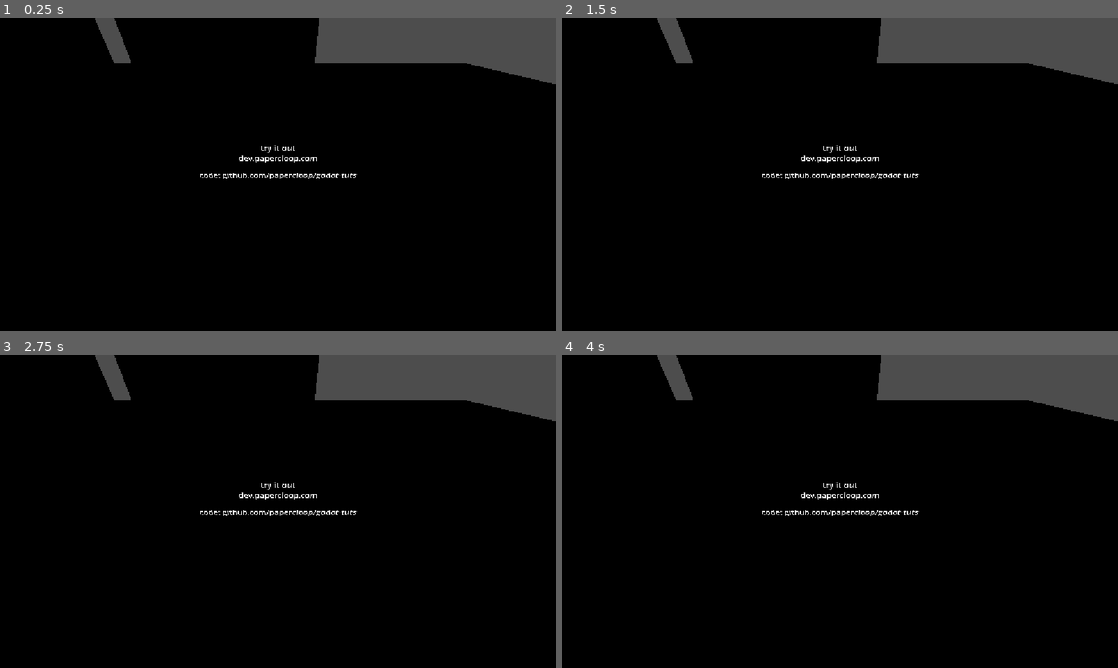
Above: before the commit, frames 1-4 (two rows, left to right).
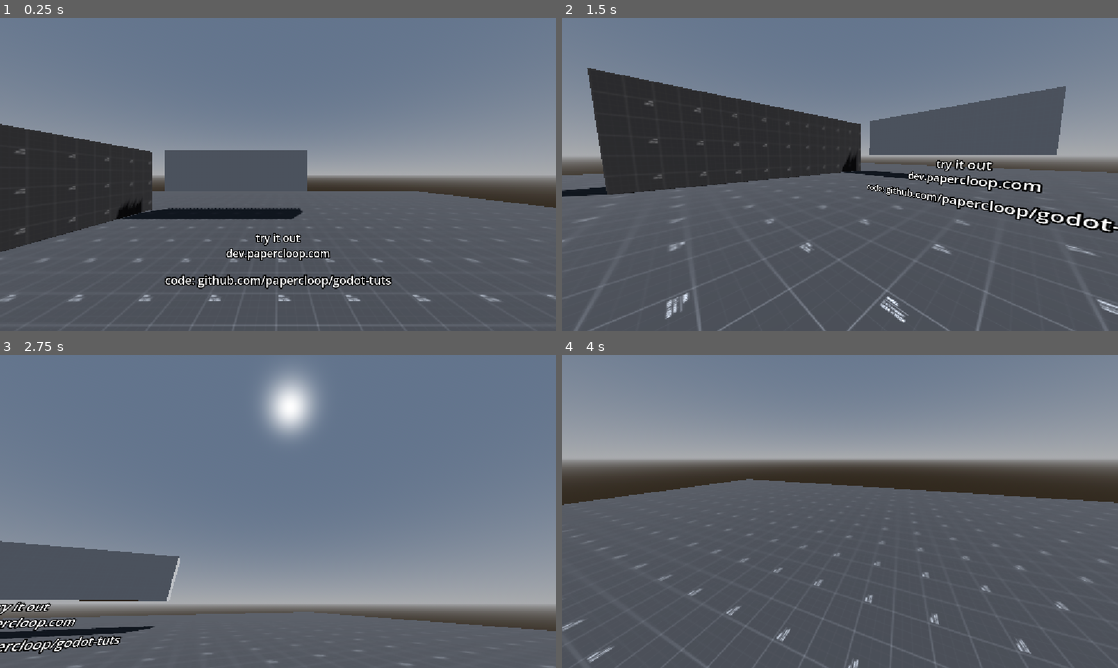
Above: after the commit, the same moments.

Repository: papercloop/godot-tuts
Game: Godot game, scene res://main.tscn
The game is run twice, just before and just after one commit, with the same random seed, the same clock (stepped at 60 frames per second) and the same inputs.
Inputs (mouse positions are in pixels of both pictures, inside the frame that each line leads up to):
- Up to frame 1 (0.25 s): no input
- Up to frame 2 (1.5 s): tap Enter at 0.5 s; move the mouse to (962, 158) at 0.52 s; hold D (right, bound only after the commit) 0.53-1.28 s; hold Ctrl (crouch, bound only after the commit) 0.53-1.28 s; tap Space (jump, bound only after the commit) at 0.77, 1.07 s; tap Shift (sprint, bound only after the commit) at 0.8, 1.35 s; move the mouse to (728, 190) at 1.27 s; hold S (backward, bound only after the commit) from 1.28 s (still down)
- Up to frame 3 (2.75 s): tap Space (jump, bound only after the commit) at 1.52, 1.55, 1.82, 2.1 s; move the mouse to (333, 442) at 2.02 s; release S (backward, bound only after the commit) at 2.03 s; hold D (right, bound only after the commit) from 2.03 s (still down); hold Ctrl (crouch, bound only after the commit) from 2.03 s (still down)
- Up to frame 4 (4 s): move the mouse to (812, 574) at 2.77 s; release D (right, bound only after the commit) at 2.78 s; release Ctrl (crouch, bound only after the commit) at 2.78 s; hold W (forward, bound only after the commit) 2.78-3.53 s; tap Ctrl (crouch, bound only after the commit) at 2.85 s; tap Space (jump, bound only after the commit) at 3.02, 3.32, 3.77, 3.8 s; tap Shift (sprint, bound only after the commit) at 3.05 s; move the mouse to (1006, 558) at 3.52 s; hold A (left, bound only after the commit) from 3.53 s (still down); hold Shift (sprint, bound only after the commit) from 3.53 s (still down)

The runs differ from the first frame. In frame 1, 99% of the frame differs, in the area x 0-100%, y 0-100%; in frame 2, 99%; in frame 3, 99%; in frame 4, 100%.

Commit message:
movement and headbob

Diff:
--- a/main.tscn
+++ b/main.tscn
@@ -1,7 +1,26 @@
 [gd_scene format=3 uid="uid://56ubj0ejwbj1"]
 
-[ext_resource type="Texture2D" uid="uid://2hwncca02f2y" path="res://PNG/Dark/texture_13.png" id="1_ig7tw"]
-[ext_resource type="Texture2D" uid="uid://bf4sdh3imv3pj" path="res://PNG/Light/texture_13.png" id="2_0xm2m"]
+[ext_resource type="Texture2D" uid="uid://2hwncca02f2y" path="res://assets/KenneyPrototypeTextures/Dark/texture_13.png" id="1_ig7tw"]
+[ext_resource type="PackedScene" uid="uid://ctnhp07prrw0i" path="res://player/player.tscn" id="1_kek77"]
+[ext_resource type="Texture2D" uid="uid://bf4sdh3imv3pj" path="res://assets/KenneyPrototypeTextures/Light/texture_13.png" id="2_0xm2m"]
+[ext_resource type="Texture2D" uid="uid://btobcoktyn0uu" path="res://assets/KenneyPrototypeTextures/Green/texture_13.png" id="3_lquwl"]
+[ext_resource type="Texture2D" uid="uid://b4i56qcglk5qi" path="res://assets/KenneyPrototypeTextures/Orange/texture_05.png" id="4_7mycd"]
+[ext_resource type="Texture2D" uid="uid://ckq4tim1xarq8" path="res://assets/KenneyPrototypeTextures/Purple/texture_11.png" id="5_272bh"]
+[ext_resource type="Texture2D" uid="uid://b5seonym702q8" path="res://assets/KenneyPrototypeTextures/Red/texture_09.png" id="6_272bh"]
+[ext_resource type="Texture2D" uid="uid://c86sx2e525id2" path="res://assets/KenneyPrototypeTextures/Light/texture_08.png" id="7_5vw27"]
+[ext_resource type="FontFile" uid="uid://crgld072qybje" path="res://assets/fonts/GoogleSans-VariableFont_GRAD,opsz,wght.ttf" id="8_5vw27"]
+
+[sub_resource type="ProceduralSkyMaterial" id="ProceduralSkyMaterial_kek77"]
+sky_horizon_color = Color(0.66224277, 0.6717428, 0.6867428, 1)
+ground_horizon_color = Color(0.66224277, 0.6717428, 0.6867428, 1)
+
+[sub_resource type="Sky" id="Sky_4c57u"]
+sky_material = SubResource("ProceduralSkyMaterial_kek77")
+
+[sub_resource type="Environment" id="Environment_efxa6"]
+background_mode = 2
+sky = SubResource("Sky_4c57u")
+glow_enabled = true
 
 [sub_resource type="StandardMaterial3D" id="StandardMaterial3D_0xm2m"]
 albedo_texture = ExtResource("1_ig7tw")
@@ -17,23 +36,37 @@
 
 [node name="Sandbox" type="Node3D" unique_id=2112397449]
 
+[node name="WorldEnvironment" type="WorldEnvironment" parent="." unique_id=1269758178]
+environment = SubResource("Environment_efxa6")
+
+[node name="DirectionalLight3D" type="DirectionalLight3D" parent="." unique_id=134188385]
+transform = Transform3D(-0.8660254, -0.43301278, 0.25, 0, 0.49999997, 0.86602545, -0.50000006, 0.75, -0.43301266, 0, 0, 0)
+shadow_enabled = true
+
+[node name="Player" parent="." unique_id=1648918138 instance=ExtResource("1_kek77")]
+transform = Transform3D(1, 0, 0, 0, 1, 0, 0, 0, 1, 0, 0.0014130473, 3.0264611)
+
 [node name="Floor" type="CSGBox3D" parent="." unique_id=1038073006]
 transform = Transform3D(1, 0, 0, 0, 1, 0, 0, 0, 1, -0.024199963, -0.1401403, 0.65765905)
+use_collision = true
 size = Vector3(30, 0.273, 30)
 material = SubResource("StandardMaterial3D_0xm2m")
 
 [node name="Wall" type="CSGBox3D" parent="." unique_id=755839132]
 transform = Transform3D(0.0074552363, 0, -0.9999722, 0, 1, 0, 0.9999722, 0, 0.0074552363, -6.947798, 1.465927, 0)
+use_collision = true
 size = Vector3(10, 3, 1)
 material = SubResource("StandardMaterial3D_h2yge")
 
 [node name="CrouchCheck" type="CSGBox3D" parent="." unique_id=955197162]
 transform = Transform3D(1, 0, 0, 0, 1, 0, 0, 0, 1, -2.0917387, 2, -5.1957903)
+use_collision = true
 size = Vector3(7, 2, 1)
 material = SubResource("StandardMaterial3D_1bvp3")
 
 [node name="Node3D" type="Node3D" parent="." unique_id=1228378979]
 transform = Transform3D(1, 0, 0, 0, 0.7949657, 0.6066544, 0, -0.6066544, 0.7949657, 0, 2.8081136, 4.0799747)
+visible = false
 
 [node name="Camera3D" type="Camera3D" parent="Node3D" unique_id=1962086293]
 
@@ -45,3 +78,31 @@
 transform = Transform3D(1, 0, 0, 0, 0.997917, 0.06451106, 0, -0.06451106, 0.997917, 0, 0.7260027, 0.66565204)
 text = "try it out
 dev.papercloop.com"
+
+[node name="KenneyExhibit" type="Node3D" parent="." unique_id=648307875]
+transform = Transform3D(1, 0, 0, 0, 1, 0, 0, 0, 1, -7.4837465, 1.2894988, 0)
+
+[node name="Sprite3D" type="Sprite3D" parent="KenneyExhibit" unique_id=188055687]
+transform = Transform3D(0.0005702247, 0, -0.1349988, 0, 0.135, 0, 0.1349988, 0, 0.0005702247, 0, 0.42333364, -3.7062638)
+texture = ExtResource("3_lquwl")
+
+[node name="Sprite3D2" type="Sprite3D" parent="KenneyExhibit" unique_id=1980131335]
+transform = Transform3D(0.0005702247, 0, -0.1349988, 0, 0.135, 0, 0.1349988, 0, 0.0005702247, 0, 0.42333364, -2.0255456)
+texture = ExtResource("4_7mycd")
+
+[node name="Sprite3D3" type="Sprite3D" parent="KenneyExhibit" unique_id=1270011741]
+transform = Transform3D(0.0005702247, 0, -0.1349988, 0, 0.135, 0, 0.1349988, 0, 0.0005702247, 0, 0.42333364, -0.2997676)
+texture = ExtResource("5_272bh")
+
+[node name="Sprite3D4" type="Sprite3D" parent="KenneyExhibit" unique_id=2041802440]
+transform = Transform3D(0.0005702247, 0, -0.1349988, 0, 0.135, 0, 0.1349988, 0, 0.0005702247, 0, 0.42333364, 1.5162319)
+texture = ExtResource("6_272bh")
+
+[node name="Sprite3D5" type="Sprite3D" parent="KenneyExhibit" unique_id=873215653]
+transform = Transform3D(0.0005702247, 0, -0.1349988, 0, 0.135, 0, 0.1349988, 0, 0.0005702247, 0, 0.42333364, 3.317059)
+texture = ExtResource("7_5vw27")
+
+[node name="Label3D" type="Label3D" parent="KenneyExhibit" unique_id=1997217270]
+transform = Transform3D(-0.00049789995, 0, -0.9999999, 0, 1, 0, 0.9999999, 0, -0.00049789995, 0, 1.3870344, 0)
+text = "kenney.nl/assets/prototype-textures"
+font = ExtResource("8_5vw27")
--- /dev/null
+++ b/player/bob.gd
@@ -0,0 +1,54 @@
+extends RefCounted
+class_name Bob
+
+const fast_speed: float = 22.0
+const med_speed: float = 14.0
+const slow_speed: float = 10.0
+
+const high_intensity: float = 0.2
+const med_intensity: float = 0.1
+const low_intensity: float = 0.05
+
+var frequency: float = 2.0
+var ratio: float = 0.5
+
+var object_to_bob: Node3D
+var current_intensity: float = 0.0
+var current_speed: float = 0.0
+var bobbing_vector: Vector2 = Vector2.ZERO
+var index: float = 0.0
+
+func setBob(on_node: Node3D, mode: String) -> void:
+	object_to_bob = on_node
+	if mode == "walking":
+		current_intensity = med_intensity
+		current_speed = med_speed
+	elif mode == "crouching":
+		current_intensity = low_intensity
+		current_speed = slow_speed
+	elif mode == "sprinting":
+		current_intensity = high_intensity
+		current_speed = fast_speed
+	elif mode == "none":
+		current_intensity = 0.0
+		current_speed = 0.0
+
+
+
+func getBobLocation(on_node: Node3D, _delta: float, moving: bool, lerp_speed: float) -> Vector2:
+	prints("moving: ", moving)
+	index += current_speed * _delta
+
+	bobbing_vector.y = sin(index)
+	bobbing_vector.x = (sin(index / frequency) + ratio)
+
+	var return_vector = Vector2.ZERO
+
+	if moving:
+		return_vector.y = lerp(on_node.position.y, bobbing_vector.y * (current_intensity / frequency), _delta * lerp_speed)
+		return_vector.x = lerp(on_node.position.x, bobbing_vector.x * current_intensity, _delta * lerp_speed)
+	else:
+		return_vector.y = lerp(on_node.position.y, 0.0, _delta * lerp_speed)
+		return_vector.x = lerp(on_node.position.x, 0.0, _delta * lerp_speed)
+
+	return return_vector
--- /dev/null
+++ b/player/player.gd
@@ -0,0 +1,171 @@
+extends CharacterBody3D
+
+
+@onready var head: Node3D = $Head
+@onready var eyes: Node3D = $Head/Eyes
+@onready var camera: Camera3D = $Head/Eyes/Camera3D
+@onready var standing_collision_shape: CollisionShape3D = $StandingCollisionShape
+@onready var crouching_collision_shape: CollisionShape3D = $CrouchingCollisionShape
+@onready var standup_check: RayCast3D = $StandupCheck
+@onready var headbob: Bob = Bob.new()
+
+# Movement variables
+const walking_speed: float = 3.0
+const sprinting_speed: float = 5.0
+const crouching_speed: float = 1.0
+var current_speed: float = 3.0
+var moving: bool = false
+
+var input_dir: Vector2 = Vector2.ZERO
+var direction: Vector3 = Vector3.ZERO
+
+const crouching_depth: float = 0.9
+const jump_velocity: float = 4.0
+const lerp_speed: float = 10.0
+
+# Player Settings
+var mouse_sensitivity: float = 0.2
+var base_fov = 90.0
+
+
+# State Machine
+enum PlayerState {
+	IDLE_STAND,
+	IDLE_CROUCH,
+	CROUCHING,
+	WALKING,
+	SPRINTING,
+	AIR
+}
+var player_state: PlayerState = PlayerState.IDLE_STAND
+
+
+
+
+func _ready() -> void:
+	Input.set_mouse_mode(Input.MOUSE_MODE_CAPTURED)
+
+
+
+
+func _input(event: InputEvent) -> void:
+	if Input.is_action_just_pressed("quit"):
+		get_tree().quit()
+
+	if event is InputEventMouseMotion:
+		rotate_y(deg_to_rad(-event.relative.x) * mouse_sensitivity)
+		head.rotate_x(deg_to_rad(-event.relative.y) * mouse_sensitivity)
+		head.rotation.x = clamp(head.rotation.x, deg_to_rad(-85), deg_to_rad(85))
+
+
+
+
+func _physics_process(delta: float) -> void:
+
+	updatePlayerState()
+
+	updateCamera(delta)
+
+	# falling:
+	if not is_on_floor():
+		if velocity.y >= 0: # jumping upwards
+			velocity += get_gravity() * delta
+		else: # falling down
+			velocity += get_gravity() * delta * 2.0
+
+	else: # Jumping
+		if Input.is_action_just_pressed("jump"):
+			velocity.y = jump_velocity
+
+
+	# Movement Logic
+	input_dir = Input.get_vector("left", "right", "forward", "backward")
+	direction = lerp(direction, (transform.basis * Vector3(input_dir.x,0, input_dir.y)).normalized(), delta * 10.0)
+	if direction:
+		velocity.x = direction.x * current_speed
+		velocity.z = direction.z * current_speed
+	else: # player not pressing movement
+		velocity.x = move_toward(velocity.x, 0, current_speed)
+		velocity.z = move_toward(velocity.z, 0, current_speed)
+
+
+
+
+
+	move_and_slide()
+
+
+func updatePlayerState() -> void:
+	moving = (input_dir != Vector2.ZERO)
+
+	if not is_on_floor():
+		player_state = PlayerState.AIR
+
+	else:
+		if Input.is_action_pressed("crouch"):
+			if not moving:
+				player_state = PlayerState.IDLE_CROUCH
+			else:
+				player_state = PlayerState.CROUCHING
+
+		elif !standup_check.is_colliding():
+			if not moving:
+				player_state = PlayerState.IDLE_STAND
+			elif Input.is_action_pressed("sprint"):
+				player_state = PlayerState.SPRINTING
+			else:
+				player_state = PlayerState.WALKING
+
+	updatePlayerColShape(player_state)
+	updatePlayerSpeed(player_state)
+
+
+
+
+func updatePlayerColShape(_player_state: PlayerState) -> void:
+	if _player_state == PlayerState.CROUCHING or _player_state == PlayerState.IDLE_CROUCH:
+		standing_collision_shape.disabled = true
+		crouching_collision_shape.disabled = false
+	else:
+		standing_collision_shape.disabled = false
+		crouching_collision_shape.disabled = true
+
+
+func updatePlayerSpeed(_player_state: PlayerState) -> void:
+	if _player_state == PlayerState.CROUCHING or _player_state == PlayerState.IDLE_CROUCH:
+		current_speed = crouching_speed
+
+	elif _player_state == PlayerState.WALKING:
+		current_speed = walking_speed
+
+	elif _player_state == PlayerState.SPRINTING:
+		current_speed = sprinting_speed
+
+
+func updateCamera(_delta: float) -> void:
+	if player_state == PlayerState.AIR:
+		pass
+
+	if player_state == PlayerState.CROUCHING or player_state == PlayerState.IDLE_CROUCH:
+		head.position.y = lerp(head.position.y, 1.8 - crouching_depth, _delta * lerp_speed)
+		camera.fov = lerp(camera.fov, base_fov * 0.95, _delta * lerp_speed)
+		headbob.setBob(eyes, "crouching")
+
+	elif player_state == PlayerState.IDLE_STAND:
+		head.position.y = lerp(head.position.y, 1.8, _delta * lerp_speed)
+		camera.fov = lerp(camera.fov, base_fov, _delta * lerp_speed)
+		headbob.setBob(eyes, "none")
+
+	elif player_state == PlayerState.WALKING:
+		head.position.y = lerp(head.position.y, 1.8, _delta * lerp_speed)
+		camera.fov = lerp(camera.fov, base_fov, _delta * lerp_speed)
+		headbob.setBob(eyes, "walking")
+
+	elif player_state == PlayerState.SPRINTING:
+		head.position.y = lerp(head.position.y, 1.8, _delta * lerp_speed)
+		camera.fov = lerp(camera.fov, base_fov * 1.05, _delta * lerp_speed)
+		headbob.setBob(eyes, "sprinting")
+
+	var headbobPosition = headbob.getBobLocation(eyes, _delta, moving, lerp_speed)
+	eyes.position.x = headbobPosition.x
+	eyes.position.y = headbobPosition.y
--- /dev/null
+++ b/player/player.tscn
@@ -0,0 +1,30 @@
+[gd_scene format=3 uid="uid://ctnhp07prrw0i"]
+
+[ext_resource type="Script" uid="uid://cs2pfw0vi0moc" path="res://player/player.gd" id="1_oul6g"]
+
+[sub_resource type="CapsuleShape3D" id="CapsuleShape3D_eku1s"]
+
+[sub_resource type="CapsuleShape3D" id="CapsuleShape3D_hwsm6"]
+height = 1.0
+
+[node name="Player" type="CharacterBody3D" unique_id=1648918138]
+script = ExtResource("1_oul6g")
+
+[node name="StandingCollisionShape" type="CollisionShape3D" parent="." unique_id=1959851727]
+transform = Transform3D(1, 0, 0, 0, 1, 0, 0, 0, 1, 0, 1, 0)
+shape = SubResource("CapsuleShape3D_eku1s")
+
+[node name="CrouchingCollisionShape" type="CollisionShape3D" parent="." unique_id=1777716815]
+transform = Transform3D(1, 0, 0, 0, 1, 0, 0, 0, 1, 0, 0.5, 0)
+shape = SubResource("CapsuleShape3D_hwsm6")
+
+[node name="Head" type="Node3D" parent="." unique_id=1280127292]
+transform = Transform3D(1, 0, 0, 0, 1, 0, 0, 0, 1, 0, 1.8, 0)
+
+[node name="Eyes" type="Node3D" parent="Head" unique_id=2059599625]
+
+[node name="Camera3D" type="Camera3D" parent="Head/Eyes" unique_id=1598905999]
+fov = 90.0
+
+[node name="StandupCheck" type="RayCast3D" parent="." unique_id=1995150577]
+target_position = Vector3(0, 2, 0)
--- a/project.godot
+++ b/project.godot
@@ -21,6 +21,63 @@
 window/stretch/mode="canvas_items"
 window/stretch/aspect="expand"
 
+[input]
+
+forward={
+"deadzone": 0.2,
+"events": [Object(InputEventKey,"resource_local_to_scene":false,"resource_name":"","device":-1,"window_id":0,"alt_pressed":false,"shift_pressed":false,"ctrl_pressed":false,"meta_pressed":false,"pressed":false,"keycode":0,"physical_keycode":87,"key_label":0,"unicode":119,"location":0,"echo":false,"script":null)
+]
+}
+backward={
+"deadzone": 0.2,
+"events": [Object(InputEventKey,"resource_local_to_scene":false,"resource_name":"","device":-1,"window_id":0,"alt_pressed":false,"shift_pressed":false,"ctrl_pressed":false,"meta_pressed":false,"pressed":false,"keycode":0,"physical_keycode":83,"key_label":0,"unicode":115,"location":0,"echo":false,"script":null)
+]
+}
+left={
+"deadzone": 0.2,
+"events": [Object(InputEventKey,"resource_local_to_scene":false,"resource_name":"","device":-1,"window_id":0,"alt_pressed":false,"shift_pressed":false,"ctrl_pressed":false,"meta_pressed":false,"pressed":false,"keycode":0,"physical_keycode":65,"key_label":0,"unicode":97,"location":0,"echo":false,"script":null)
+]
+}
+right={
+"deadzone": 0.2,
+"events": [Object(InputEventKey,"resource_local_to_scene":false,"resource_name":"","device":-1,"window_id":0,"alt_pressed":false,"shift_pressed":false,"ctrl_pressed":false,"meta_pressed":false,"pressed":false,"keycode":0,"physical_keycode":68,"key_label":0,"unicode":100,"location":0,"echo":false,"script":null)
+]
+}
+jump={
+"deadzone": 0.2,
+"events": [Object(InputEventKey,"resource_local_to_scene":false,"resource_name":"","device":-1,"window_id":0,"alt_pressed":false,"shift_pressed":false,"ctrl_pressed":false,"meta_pressed":false,"pressed":false,"keycode":0,"physical_keycode":32,"key_label":0,"unicode":32,"location":0,"echo":false,"script":null)
+]
+}
+crouch={
+"deadzone": 0.2,
+"events": [Object(InputEventKey,"resource_local_to_scene":false,"resource_name":"","device":-1,"window_id":0,"alt_pressed":false,"shift_pressed":false,"ctrl_pressed":false,"meta_pressed":false,"pressed":false,"keycode":0,"physical_keycode":4194326,"key_label":0,"unicode":0,"location":0,"echo":false,"script":null)
+]
+}
+quit={
+"deadzone": 0.2,
+"events": [Object(InputEventKey,"resource_local_to_scene":false,"resource_name":"","device":-1,"window_id":0,"alt_pressed":false,"shift_pressed":false,"ctrl_pressed":false,"meta_pressed":false,"pressed":false,"keycode":0,"physical_keycode":4194305,"key_label":0,"unicode":0,"location":0,"echo":false,"script":null)
+]
+}
+mouse_escape={
+"deadzone": 0.2,
+"events": []
+}
+primary={
+"deadzone": 0.2,
+"events": [Object(InputEventMouseButton,"resource_local_to_scene":false,"resource_name":"","device":-1,"window_id":0,"alt_pressed":false,"shift_pressed":false,"ctrl_pressed":false,"meta_pressed":false,"button_mask":1,"position":Vector2(315, 24),"global_position":Vector2(322, 81),"factor":1.0,"button_index":1,"canceled":false,"pressed":true,"double_click":false,"script":null)
+]
+}
+secondary={
+"deadzone": 0.2,
+"events": [Object(InputEventMouseButton,"resource_local_to_scene":false,"resource_name":"","device":-1,"window_id":0,"alt_pressed":false,"shift_pressed":false,"ctrl_pressed":false,"meta_pressed":false,"button_mask":0,"position":Vector2(0, 0),"global_position":Vector2(0, 0),"factor":1.0,"button_index":2,"canceled":false,"pressed":false,"double_click":false,"script":null)
+]
+}
+sprint={
+"deadzone": 0.2,
+"events": [Object(InputEventKey,"resource_local_to_scene":false,"resource_name":"","device":-1,"window_id":0,"alt_pressed":false,"shift_pressed":false,"ctrl_pressed":false,"meta_pressed":false,"pressed":false,"keycode":0,"physical_keycode":4194325,"key_label":0,"unicode":0,"location":0,"echo":false,"script":null)
+]
+}
+
 [physics]
 
 3d/physics_engine="Jolt Physics"
Not shown, removed: PNG/Dark/texture_01.png.import
Not shown, removed: PNG/Dark/texture_02.png.import
Not shown, removed: PNG/Dark/texture_03.png.import
Not shown, removed: PNG/Dark/texture_04.png.import
Not shown, removed: PNG/Dark/texture_05.png.import
Not shown, removed: PNG/Dark/texture_06.png.import
Not shown, removed: PNG/Dark/texture_07.png.import
Not shown, removed: PNG/Dark/texture_08.png.import
Not shown, removed: PNG/Dark/texture_09.png.import
Not shown, removed: PNG/Dark/texture_10.png.import
Not shown, removed: PNG/Dark/texture_11.png.import
Not shown, removed: PNG/Dark/texture_12.png.import
(and 232 more such lines)
